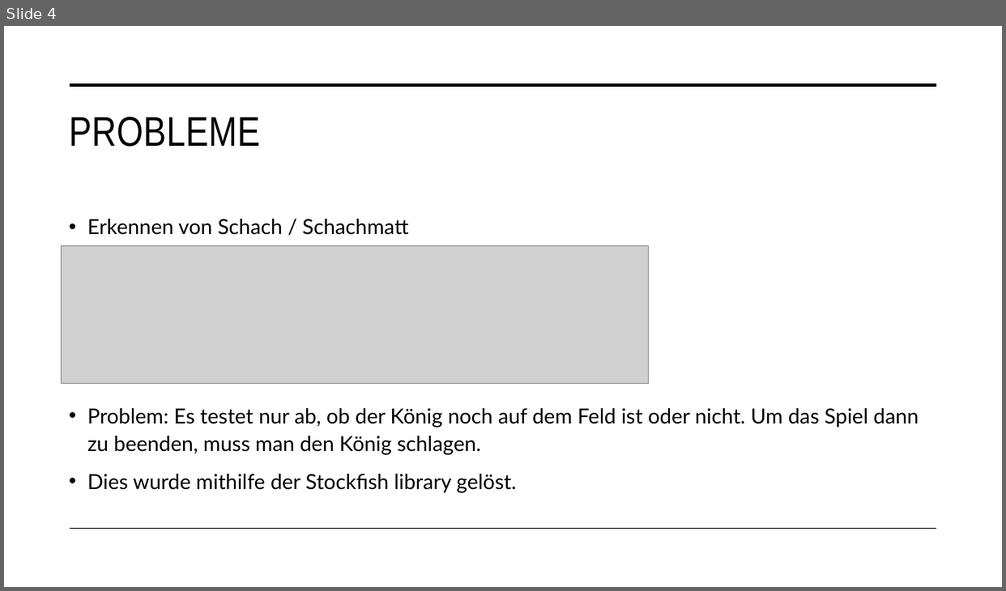
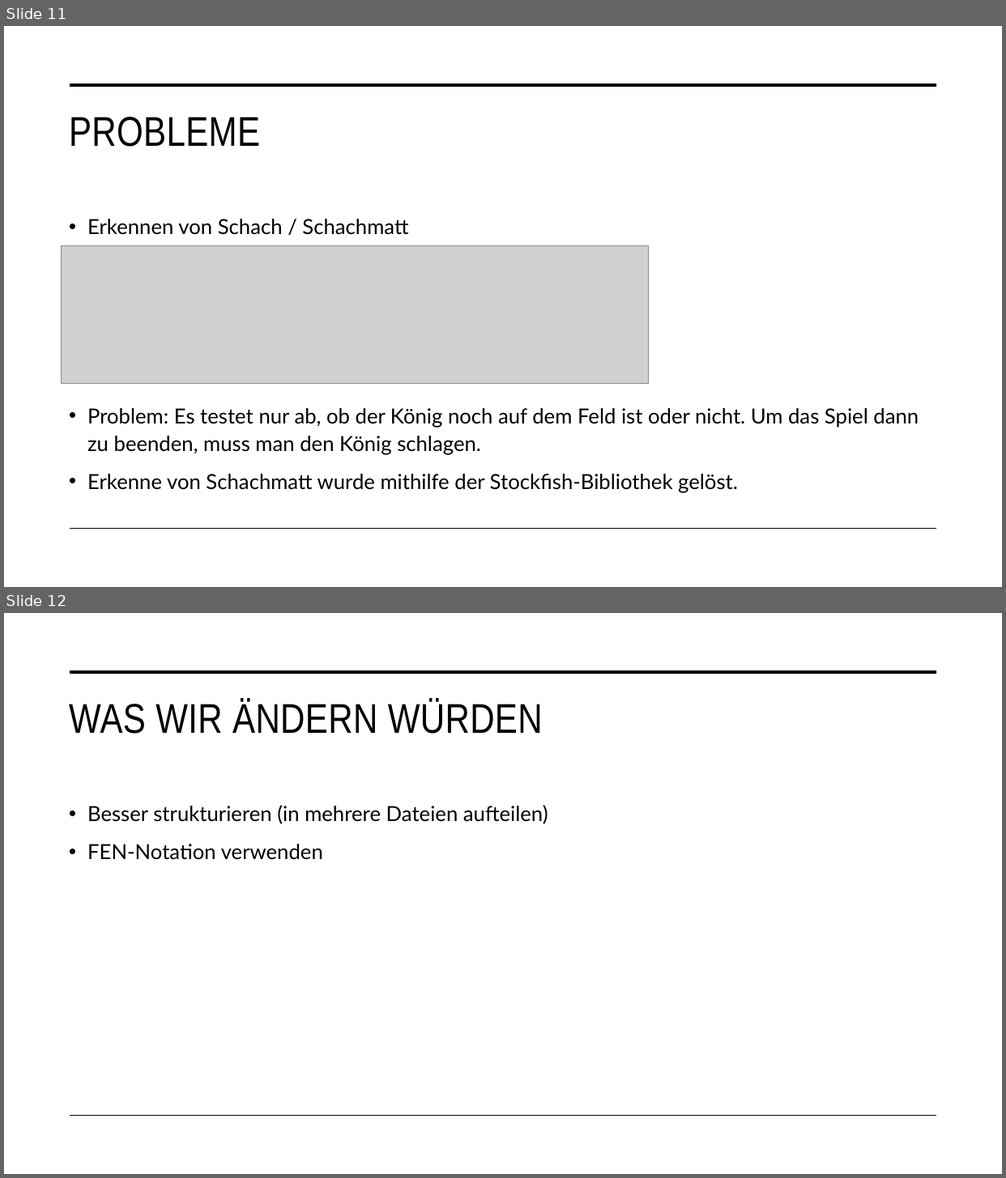
Before and after one commit to YTFirestormHD/PythonChess, a slide deck: Python Chess.pptx. Shown one above the other, each under a label of ours: slide 4 before the commit, slides 11 and 12 after it. The pictures are 1006x591 and 1006x1178 pixels, drawn with LibreOffice and Linux fonts; fonts in the diff are those of the drawing; grey boxes stand for pictures. Boxes give left, top, right and bottom in pixels: in the first picture for what was removed or moved away, otherwise in the second. Text is boxed around its words. In the diff, an @@ line names an element or a change of style, - is before the commit and + after.

```diff
--- a/Python Chess.pptx
+++ b/Python Chess.pptx
@@ slide 12 added at box(4, 613, 1002, 1174), background #FFFFFF; not listed: 2 template elements that a slide beside it also shows @@
@@ title added at box(69, 699, 543, 734), 40 pt, text #000000 @@
+WAS WIR ÄNDERN WÜRDEN
@@ text added at box(87, 805, 548, 860), 20 pt, text #000000 @@
+• Besser strukturieren (in mehrere Dateien aufteilen)
+• FEN-Notation verwenden
@@ what was slide 4 is now slide 11 @@
@@ slide 11 changed as well @@
@@ text at box(87, 474, 738, 493): text changed @@
-• Dies wurde mithilfe der Stockfish library gelöst.
+• Erkenne von Schachmatt wurde mithilfe der Stockfish-Bibliothek gelöst.
```
Also in this commit, not shown: 2 other slides changed, 9 other slides added, 1 slide removed.
